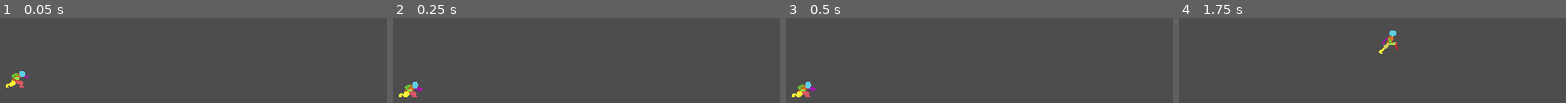
Above: before the commit, frames 1-4 (left to right).
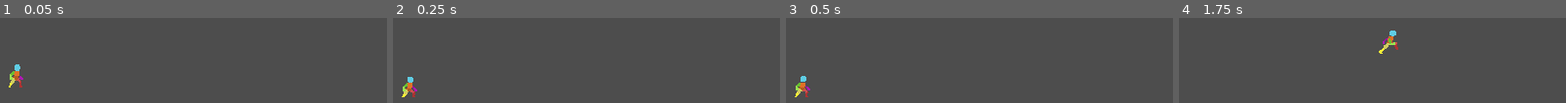
Above: after the commit, the same moments.

Repository: SJCooper/Prototype1
Game: Godot game, scene res://Assets/Scenes/game.tscn
The game is run twice, just before and just after one commit, with the same random seed, the same clock (stepped at 60 frames per second) and the same inputs.
Inputs:
- Up to frame 1 (0.05 s): no input
- Up to frame 2 (0.25 s): no input
- Up to frame 3 (0.5 s): no input
- Up to frame 4 (1.75 s): tap Enter (ui_accept) at 0.5, 0.77, 1.52 s; hold Right (ui_right) from 0.53 s (still down)

The runs differ from the first frame. In frame 1, 0.7% of the frame differs, in the area x 1-8%, y 54-82%; in frame 2, 0.7%; in frame 3, 0.7%, in the area x 1-8%, y 68-94%; in frame 4, nothing differs.

Commit message:
Update player.gd
update running animation via script

Diff:
--- a/Assets/Scripts/player.gd
+++ b/Assets/Scripts/player.gd
@@ -36,7 +36,7 @@
 	if velocity.x != 0:
 		$AnimatedSprite2D.play("run")
 	else:
-		$AnimatedSprite2D.play("crouch_idle")
+		$AnimatedSprite2D.play("idle")
 
 
 
